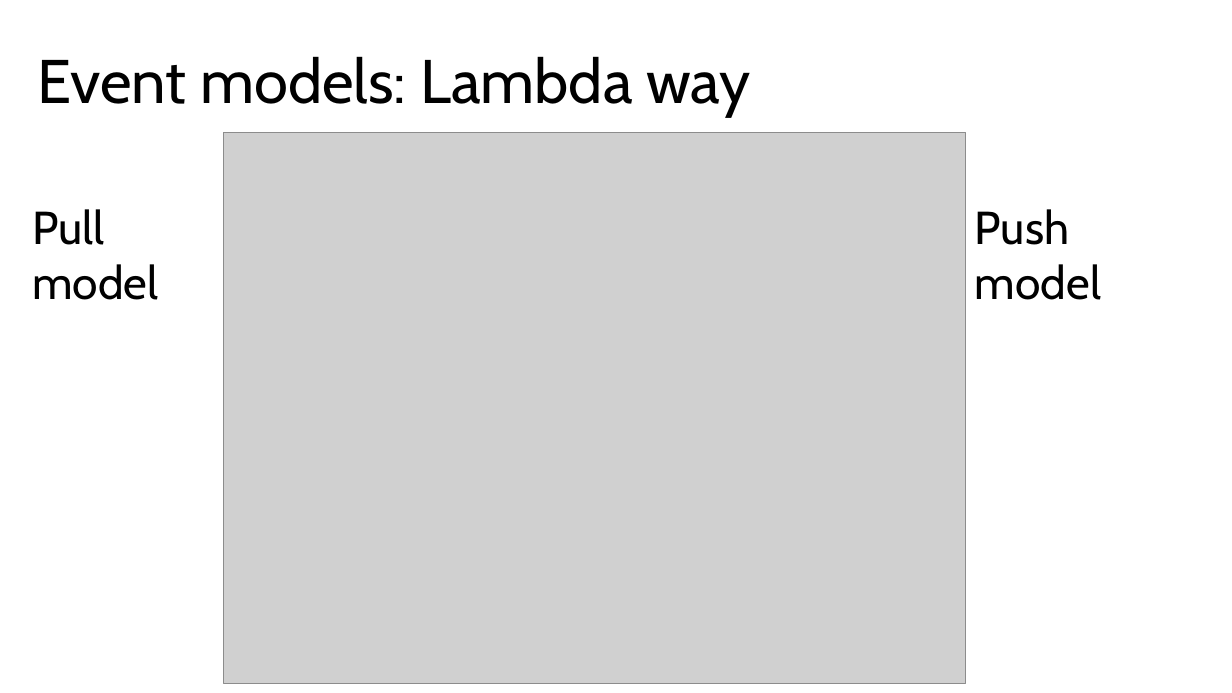
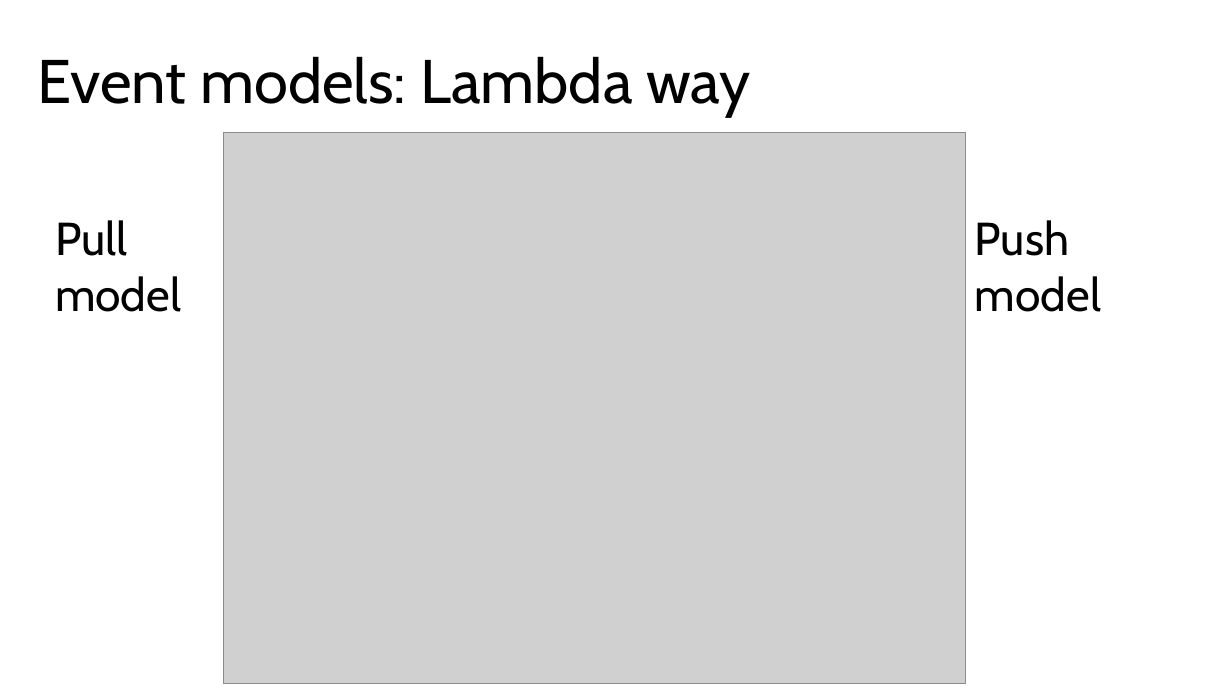
Before and after one commit to alex-zyl/FunctionsVSLambda, a slide deck: slide 33 of Presentation/Presentation.pptx (slide 34 before the commit). Drawn at 1232x693 pixels with LibreOffice and Linux fonts; fonts in the diff are those of the drawing; grey boxes stand for pictures. Boxes give left, top, right and bottom in pixels: in the first picture for what was removed or moved away, otherwise in the second. Text is boxed around its words. In the diff, an @@ line names an element or a change of style, - is before the commit and + after.

```diff
--- a/Presentation/Presentation.pptx
+++ b/Presentation/Presentation.pptx
@@ text "Pull model": place and size @@
-text "Pull model" at box(32, 209, 158, 300)
+text "Pull model" at box(55, 220, 181, 312)
@@ text "Push model": place and size @@
-text "Push model" at box(975, 209, 1101, 300)
+text "Push model" at box(975, 220, 1101, 312)
```
Also in this commit, not shown: 6 other slides changed, 4 other files.
